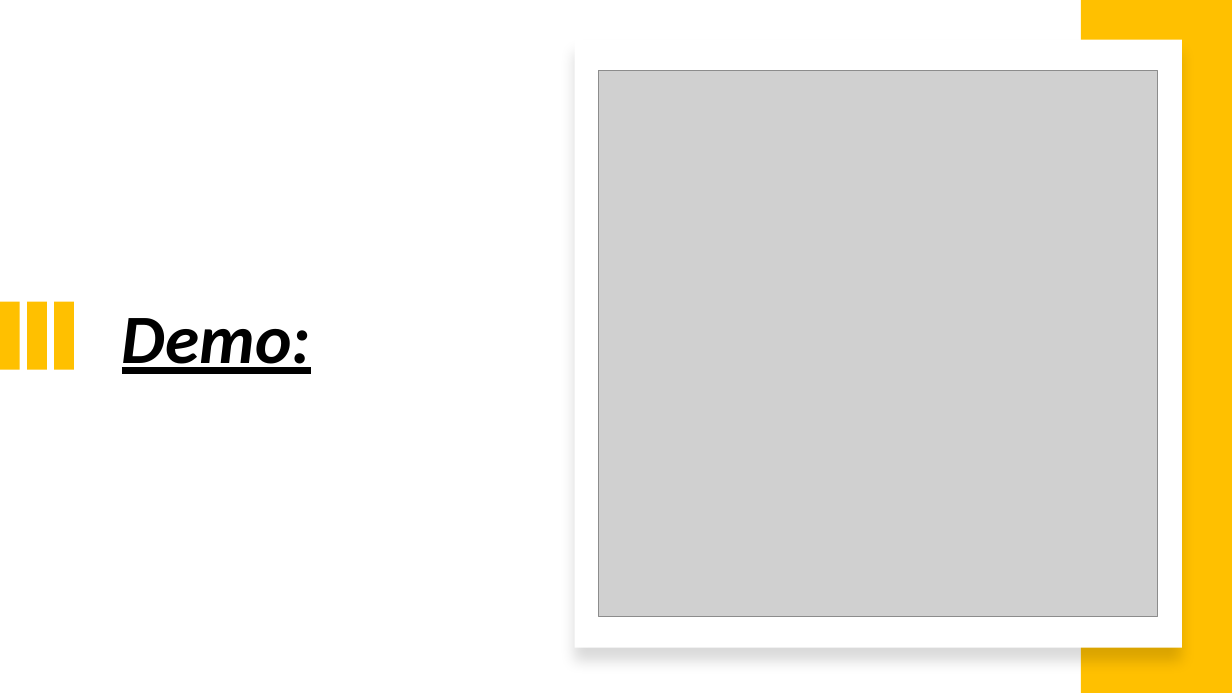
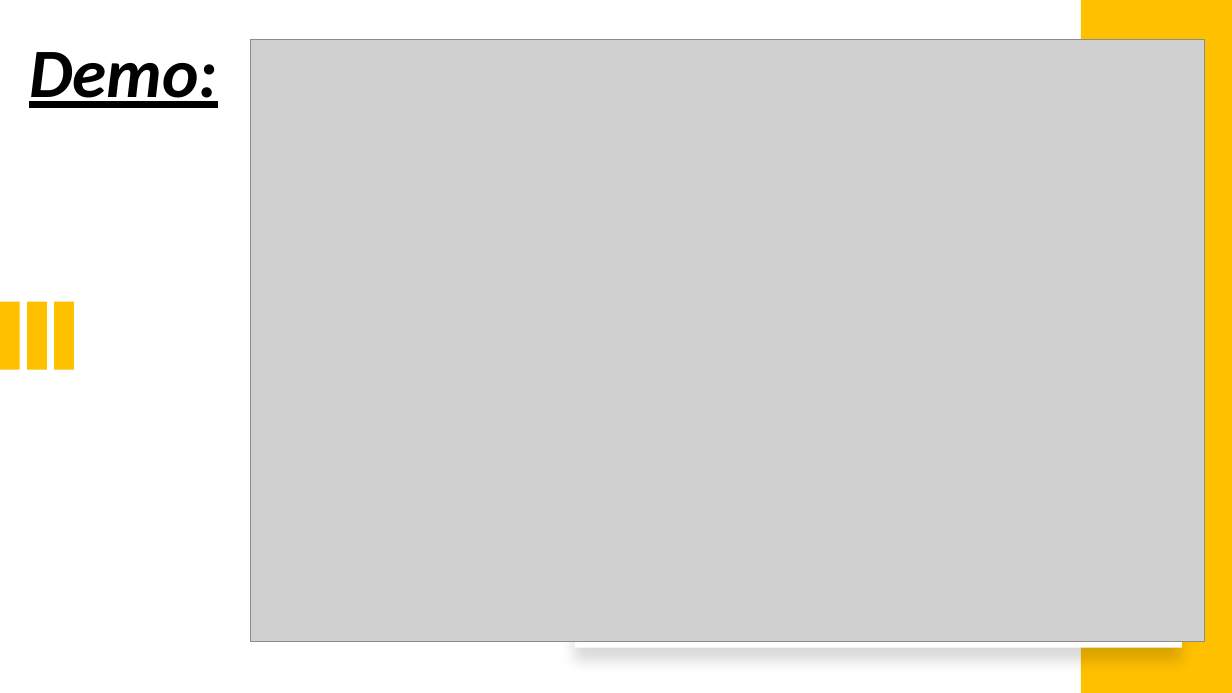
Before and after one commit to SanjeevKumar-DEV/Doctor-Appointment, a slide deck: slide 7 of project-documents/Docto_ Appointment.pptx. Drawn at 1232x693 pixels with LibreOffice and Linux fonts; fonts in the diff are those of the drawing; grey boxes stand for pictures. Boxes give left, top, right and bottom in pixels: in the first picture for what was removed or moved away, otherwise in the second. Text is boxed around its words. In the diff, an @@ line names an element or a change of style, - is before the commit and + after.

```diff
--- a/project-documents/Docto_ Appointment.pptx
+++ b/project-documents/Docto_ Appointment.pptx
@@ title "Demo:": place and size @@
-title "Demo:" at (122, 318, 311, 374)
+title "Demo:" at (29, 52, 218, 108)
@@ picture: place and size @@
-picture at (599, 70, 1158, 616)
+picture at (250, 40, 1204, 642)
```
Also in this commit, not shown: 1 other slide changed.
